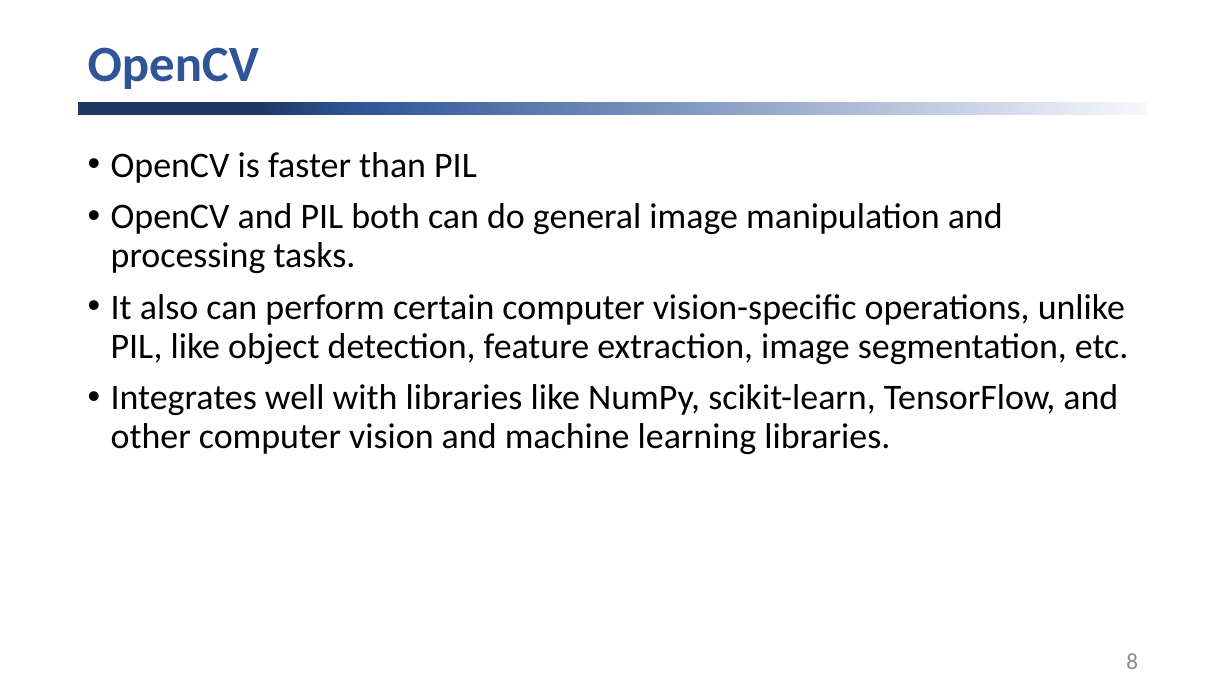
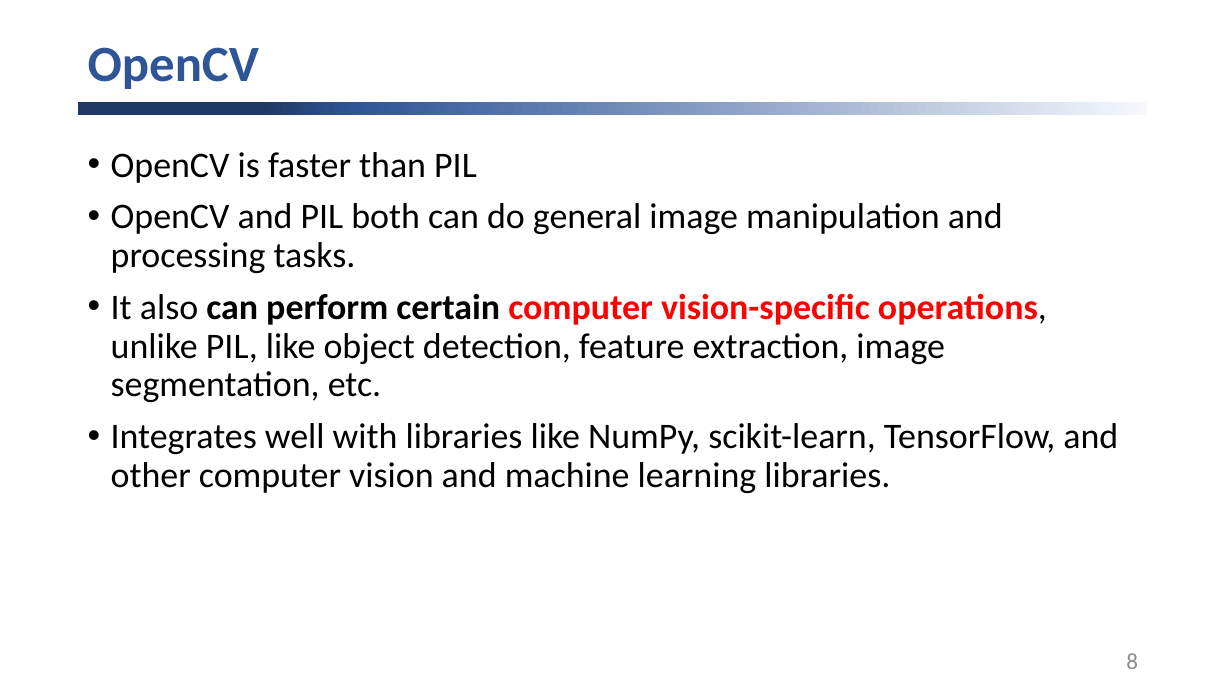
Before and after one commit to MachangDoniel/CSE-4128-Image-Processing-and-Computer-Vision-Laboratory, a slide deck: slide 8 of Lab 01/Resource/LAB1.pptx. Drawn at 1232x693 pixels with LibreOffice and Linux fonts; fonts in the diff are those of the drawing. Boxes give left, top, right and bottom in pixels: in the first picture for what was removed or moved away, otherwise in the second. Text is boxed around its words. In the diff, an @@ line names an element or a change of style, - is before the commit and + after.

```diff
--- a/Lab 01/Resource/LAB1.pptx
+++ b/Lab 01/Resource/LAB1.pptx
@@ text at [111, 293, 1047, 402]: text colour #000000 to #FF0000 in "computer vision-specific operations,"; bold on in "can perform certain computer vision-specific operations," @@
```
Also in this commit, not shown: 10 other files.
